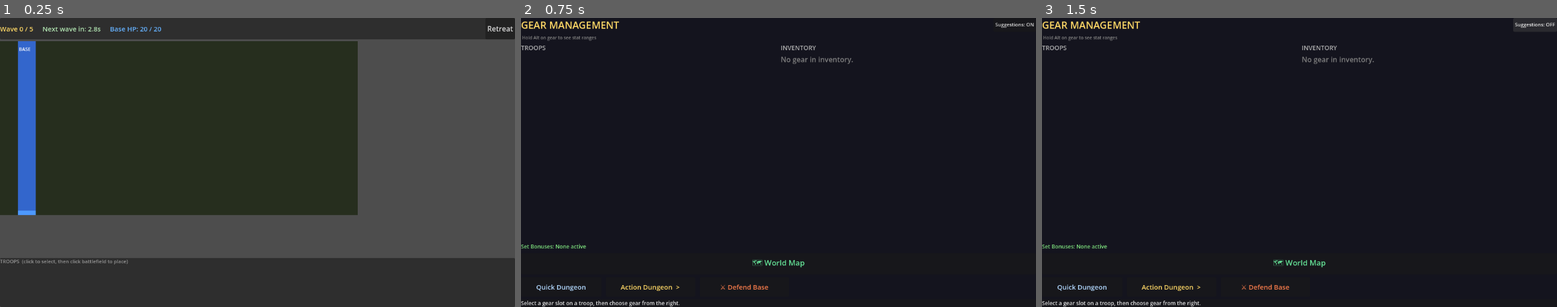
Above: before the commit, frames 1-3 (left to right).
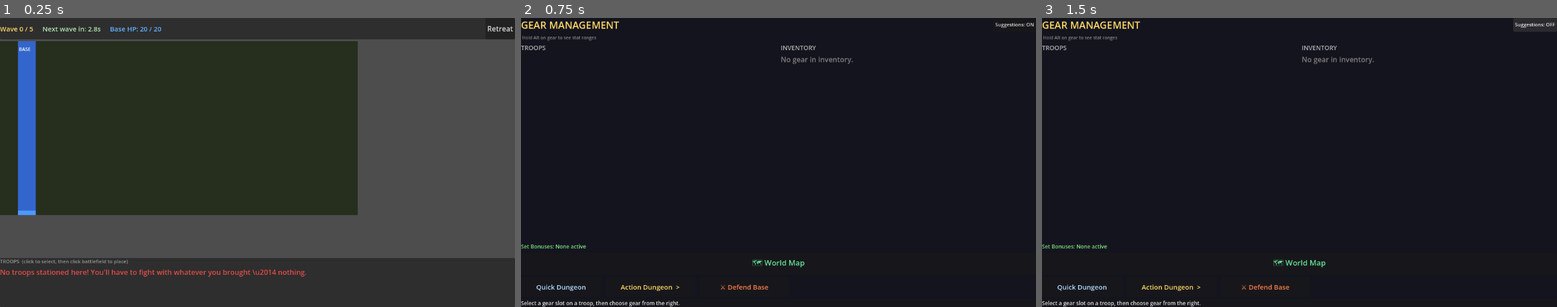
Above: after the commit, the same moments.

Repository: imHuko/fantasy-crawler-autobattler
Game: Godot game, scene res://scenes/defense_scene.tscn
Same seed, same stepped clock (60 frames per second), same inputs: the game is played once before the commit and once after it. This scene is started directly instead of the project's main scene.
Inputs:
- Up to frame 1 (0.25 s): no input
- Up to frame 2 (0.75 s): click "Retreat" at 0.5 s
- Up to frame 3 (1.5 s): click "Suggestions: ON" at 1.25 s

The runs differ from the first frame. In frame 1, 0.5% of the frame differs, in the area x 0-60%, y 87-90%; in frame 2, nothing differs; in frame 3, nothing differs.

Commit message:
added zone specific units

Diff:
--- a/autoloads/player_inventory.gd
+++ b/autoloads/player_inventory.gd
@@ -35,6 +35,21 @@
 
 # Tutorial state
 var tutorial_complete: bool = false
+
+# Snapshot of troop names eligible for the current/next battle.
+# Set by world_map right before launching defense_scene so the battle
+# only offers troops actually stationed at (or staged near) that zone.
+var current_battle_zone_troop_names: Array = []
+
+func set_battle_roster_from_zone_troops(troop_names: Array) -> void:
+	current_battle_zone_troop_names = troop_names.duplicate()
+
+func get_zone_troop_names(zone_id: int) -> Array:
+	# zone_id is unused here since world_map already resolved the
+	# correct troop list before the scene change; this just returns
+	# the snapshot. Kept as a function (not a raw var read) so the
+	# lookup logic can be made zone-aware later without touching callers.
+	return current_battle_zone_troop_names
 
 # -------------------------------------------------------
 # Talent hooks for gear quality system
--- a/scenes/defense_scene.gd
+++ b/scenes/defense_scene.gd
@@ -18,6 +18,7 @@
 const C_TROOP_A  = Color(0.20, 0.80, 0.30)   # Archer - green
 const C_TROOP_M  = Color(0.80, 0.30, 0.90)   # Mage - purple
 const C_TROOP_H  = Color(1.00, 0.80, 0.20)   # Healer - gold
+const C_TROOP_R  = Color(0.85, 0.15, 0.35)   # Rogue - crimson
 const C_ENEMY    = Color(0.85, 0.25, 0.20)
 const C_PROJ_T   = Color(0.60, 0.90, 1.00)
 const C_PROJ_E   = Color(1.00, 0.50, 0.10)
@@ -26,6 +27,7 @@
 const TROOP_COLORS = {
 	"KNIGHT": C_TROOP_K, "ARCHER": C_TROOP_A,
 	"MAGE":   C_TROOP_M, "HEALER": C_TROOP_H,
+	"ROGUE":  C_TROOP_R,
 }
 
 const WAVE_INTERVAL   = 8.0    # seconds between waves
@@ -158,9 +160,10 @@
 	roster_hbox.add_theme_constant_override("separation", 6)
 	roster_vbox.add_child(roster_hbox)
 
-	# Build a slot button for each troop in roster
-	for i in range(PlayerInventory.troop_roster.size()):
-		var troop: TroopData = PlayerInventory.troop_roster[i]
+	# Build a slot button for each troop available to this battle
+	var available_troops = _get_battle_roster()
+	for i in range(available_troops.size()):
+		var troop: TroopData = available_troops[i]
 		var eff = troop.get_effective_stats()
 		var col = TROOP_COLORS.get(troop.get_type_name(), Color.WHITE)
 
@@ -176,6 +179,29 @@
 		btn.pressed.connect(_on_roster_selected.bind(i))
 		roster_hbox.add_child(btn)
 		roster_slots.append({"troop": troop, "btn": btn, "placed": false})
+
+	if available_troops.is_empty():
+		var warn = Label.new()
+		warn.text = "No troops stationed here! You'll have to fight with whatever you brought \\u2014 nothing."
+		warn.add_theme_color_override("font_color", Color(0.9, 0.3, 0.3))
+		roster_hbox.add_child(warn)
+
+# Returns the troops eligible for this battle.
+# If a zone is set, only troops stationed at that zone (by name) can be placed.
+# Falls back to the full roster for battles with no zone context (e.g. quick dungeon test).
+func _get_battle_roster() -> Array:
+	if battle_zone_id < 0:
+		return PlayerInventory.troop_roster.duplicate()
+
+	var zone_troop_names = PlayerInventory.get_zone_troop_names(battle_zone_id)
+	if zone_troop_names.is_empty():
+		return []
+
+	var result = []
+	for troop in PlayerInventory.troop_roster:
+		if troop.troop_name in zone_troop_names:
+			result.append(troop)
+	return result
 
 func _build_field() -> void:
 	field_node = Node2D.new()
@@ -469,6 +495,14 @@
 					if nearest:
 						_damage_enemy(nearest, t["attack"])
 						t["attack_t"] = t["attack_interval"]
+			"ROGUE":
+				# Fast melee striker — short range but hits hard and fast, no taunt
+				t["attack_t"] -= delta
+				if t["attack_t"] <= 0:
+					var nearest = _nearest_enemy(t["pos"], 90)
+					if nearest:
+						_damage_enemy(nearest, int(t["attack"] * 1.3))
+						t["attack_t"] = t["attack_interval"] * 0.6
 			"ARCHER":
 				# Ranged — shoots nearest enemy anywhere on the field
 				t["attack_t"] -= delta
--- a/scenes/world_map.gd
+++ b/scenes/world_map.gd
@@ -39,12 +39,17 @@
 # Zone data structure
 # { id, name, type, pos, owner, troops, connections, buildings,
 #   dist_from_start, enemy_strength, troop_queue }
+const TRAVEL_SPEED = 120.0  # distance units per turn
+
 var zones: Array = []
 var connections: Array = []   # pairs of zone ids
 var selected_zone_id: int = -1
 var popup_panel: Control = null
 var turn: int = 1
-var pending_attacks: Array = []  # {zone_id, turns_until, force_size}
+var pending_attacks: Array = []   # {zone_id, turns_until, force_size}
+var marching_troops: Array = []   # {troop_name, from_zone, to_zone, turns_left}
+var mandatory_battle_queue: Array = []   # attacks that have triggered and must be resolved before continuing
+var end_turn_button_ref: Button = null
 
 # UI
 var zone_nodes: Array = []
@@ -59,6 +64,11 @@
 	_apply_pending_battle_result()
 	_draw_map()
 	_refresh_hud()
+
+	# If there are still mandatory battles queued (multiple simultaneous attacks),
+	# force the next one immediately — no map interaction allowed until resolved
+	if mandatory_battle_queue.size() > 0:
+		call_deferred("_launch_next_mandatory_battle")
 
 func _apply_pending_battle_result() -> void:
 	var result = PlayerInventory.last_battle_result
@@ -100,9 +110,17 @@
 			remaining_attacks.append(pa)
 	pending_attacks = remaining_attacks
 
+	# Pop this battle from the mandatory queue if it was one
+	var remaining_queue = []
+	for mb in mandatory_battle_queue:
+		if mb["zone_id"] != zone_id:
+			remaining_queue.append(mb)
+	mandatory_battle_queue = remaining_queue
+
 	PlayerInventory.last_battle_result = ""
 	PlayerInventory.current_battle_zone = -1
 	PlayerInventory.conquering_zone = false
+	PlayerInventory.current_battle_zone_troop_names = []
 
 # -------------------------------------------------------
 # Map Generation
@@ -111,8 +129,7 @@
 	var rng = RandomNumberGenerator.new()
 	rng.seed = PlayerInventory.map_seed
 
-	var diff = PlayerInventory.difficulty
-	var zone_count = {"Easy": 10, "Normal": 13, "Hard": 15, "Nightmare": 15}.get(diff, 13)
+	var zone_count = PlayerInventory.difficulty_settings.get("zone_count", 13)
 
 	# Place starting zone left-center
 	var start_pos = Vector2(120, MAP_H / 2)
@@ -242,8 +259,10 @@
 	end_turn_btn.text = "End Turn >"
 	end_turn_btn.custom_minimum_size = Vector2(120, 32)
 	end_turn_btn.add_theme_color_override("font_color", Color(1, 0.85, 0.4))
+	end_turn_btn.disabled = mandatory_battle_queue.size() > 0
 	end_turn_btn.pressed.connect(_on_end_turn)
 	hbox.add_child(end_turn_btn)
+	end_turn_button_ref = end_turn_btn
 
 	# Back to management
 	var mgmt_btn = Button.new()
@@ -346,6 +365,16 @@
 			warn.add_theme_color_override("font_color", Color(1, 0.3, 0.3))
 			warn.position = Vector2(-8, -36)
 			container.add_child(warn)
+
+	# Incoming troops marker
+	for m in marching_troops:
+		if m["to_zone"] == zone["id"]:
+			var march_lbl = Label.new()
+			march_lbl.text = "→%d" % m["turns_left"]
+			march_lbl.add_theme_font_size_override("font_size", 10)
+			march_lbl.add_theme_color_override("font_color", Color(0.5, 0.9, 1.0))
+			march_lbl.position = Vector2(16, 16)
+			container.add_child(march_lbl)
 
 	return container
 
@@ -404,6 +433,19 @@
 	troop_lbl.add_theme_color_override("font_color", Color(0.7, 0.85, 1.0))
 	troop_lbl.autowrap_mode = TextServer.AUTOWRAP_WORD
 	vbox.add_child(troop_lbl)
+
+	# Incoming troops
+	var incoming = []
+	for m in marching_troops:
+		if m["to_zone"] == zone["id"]:
+			incoming.append("%s (%d turn%s)" % [m["troop_name"], m["turns_left"], "s" if m["turns_left"] != 1 else ""])
+	if incoming.size() > 0:
+		var incoming_lbl = Label.new()
+		incoming_lbl.text = "Incoming: " + ", ".join(incoming)
+		incoming_lbl.add_theme_font_size_override("font_size", 10)
+		incoming_lbl.add_theme_color_override("font_color", Color(0.5, 0.9, 1.0))
+		incoming_lbl.autowrap_mode = TextServer.AUTOWRAP_WORD
+		vbox.add_child(incoming_lbl)
 
 	# Buildings
 	var build_lbl = Label.new()
@@ -481,6 +523,18 @@
 	PlayerInventory.current_battle_zone = zone_id
 	PlayerInventory.current_attack_force = max(0.5, zones[zone_id]["enemy_strength"] * 0.3)
 	PlayerInventory.conquering_zone = true
+
+	# Conquering uses troops from the nearest adjacent zone you already own,
+	# since the target zone itself has no player troops stationed yet.
+	var staging_zone_id = -1
+	for conn_id in zones[zone_id]["connections"]:
+		if zones[conn_id]["owner"] == "player":
+			staging_zone_id = conn_id
+			break
+	if staging_zone_id == -1:
+		staging_zone_id = 0  # fallback to home city
+
+	PlayerInventory.set_battle_roster_from_zone_troops(zones[staging_zone_id]["troops"])
 	SaveManager.save_game()
 	get_tree().change_scene_to_file("res://scenes/defense_scene.tscn")
 
@@ -541,15 +595,48 @@
 	vbox.add_child(close_btn)
 
 func _on_assign_troop(troop_name: String, zone_id: int) -> void:
-	# Remove from other zones first
+	# Find which zone this troop is currently in (if any)
+	var from_zone_id = -1
 	for z in zones:
-		z["troops"].erase(troop_name)
-	# Add to target zone
-	if troop_name not in zones[zone_id]["troops"]:
+		if troop_name in z["troops"]:
+			from_zone_id = z["id"]
+			break
+
+	# Cancel any existing march for this troop
+	for m in marching_troops.duplicate():
+		if m["troop_name"] == troop_name:
+			marching_troops.erase(m)
+
+	if from_zone_id == zone_id:
+		_close_popup()
+		_notify("%s is already stationed there." % troop_name)
+		return
+
+	# Calculate travel time based on distance
+	var travel_turns = 0
+	if from_zone_id >= 0:
+		var dist = zones[from_zone_id]["pos"].distance_to(zones[zone_id]["pos"])
+		travel_turns = max(1, int(ceil(dist / TRAVEL_SPEED)))
+	else:
+		travel_turns = 1  # unassigned troop, quick mobilization
+
+	if travel_turns <= 1 and from_zone_id >= 0:
+		# Close enough — arrives same turn
+		zones[from_zone_id]["troops"].erase(troop_name)
 		zones[zone_id]["troops"].append(troop_name)
+		_notify("%s stationed at %s" % [troop_name, zones[zone_id]["name"]])
+	else:
+		# Remove from origin immediately (troop is "marching")
+		if from_zone_id >= 0:
+			zones[from_zone_id]["troops"].erase(troop_name)
+		marching_troops.append({
+			"troop_name": troop_name, "from_zone": from_zone_id,
+			"to_zone": zone_id, "turns_left": travel_turns
+		})
+		_notify("%s marching to %s \u2014 arrives in %d turn(s)" % [troop_name, zones[zone_id]["name"], travel_turns])
+
 	_close_popup()
 	_draw_map()
-	_notify("%s stationed at %s" % [troop_name, zones[zone_id]["name"]])
 
 # -------------------------------------------------------
 # Build Panel
@@ -622,12 +709,24 @@
 func _on_end_turn() -> void:
 	_close_popup()
 	turn += 1
+	_process_marching_troops()
 	_process_enemy_expansion()
 	_process_pending_attacks()
 	_maybe_spawn_attack()
 	_refresh_hud()
 	_draw_map()
 
+func _process_marching_troops() -> void:
+	var arrived = []
+	for m in marching_troops:
+		m["turns_left"] -= 1
+		if m["turns_left"] <= 0:
+			zones[m["to_zone"]]["troops"].append(m["troop_name"])
+			_notify("%s arrived at %s" % [m["troop_name"], zones[m["to_zone"]]["name"]])
+			arrived.append(m)
+	for a in arrived:
+		marching_troops.erase(a)
+
 func _process_enemy_expansion() -> void:
 	# The wilds don't expand — neutral zones stay neutral until conquered
 	# Only zones the player loses revert to neutral
@@ -637,13 +736,19 @@
 	var diff_settings = PlayerInventory.difficulty_settings
 	var attack_chance = diff_settings.get("attack_frequency", 0.6) * 0.25
 	var warning = int(diff_settings.get("warning_turns", 3))
-
+	var max_simultaneous = int(diff_settings.get("max_simultaneous_attacks", 1))
+
+	if pending_attacks.size() >= max_simultaneous: return
 	if randf() > attack_chance: return
 
 	# Attacks come from the wilds — any player zone adjacent to a neutral zone
 	var targets = []
 	for zone in zones:
 		if zone["owner"] != "player": continue
+		var already_pending = false
+		for pa in pending_attacks:
+			if pa["zone_id"] == zone["id"]: already_pending = true
+		if already_pending: continue
 		for conn_id in zone["connections"]:
 			if zones[conn_id]["owner"] == "neutral":
 				targets.append(zone["id"])
@@ -652,10 +757,6 @@
 	if targets.is_empty(): return
 
 	var target_id = targets[randi() % targets.size()]
-	# Check not already pending
-	for pa in pending_attacks:
-		if pa["zone_id"] == target_id: return
-
 	var force = diff_settings.get("force_size", 1.0)
 	pending_attacks.append({
 		"zone_id": target_id,
@@ -664,21 +765,34 @@
 	})
 	_notify("⚠ Creatures from the wilds will attack %s in %d turns!" % [zones[target_id]["name"], warning])
 
+	# Nightmare/Hard can roll a second attack same turn
+	if pending_attacks.size() < max_simultaneous and randf() < attack_chance * 0.5:
+		_maybe_spawn_attack()
+
 func _process_pending_attacks() -> void:
 	var remaining = []
+	var triggered = []
 	for attack in pending_attacks:
 		attack["turns_until"] -= 1
 		if attack["turns_until"] <= 0:
-			_trigger_attack(attack)
+			triggered.append(attack)
 		else:
 			remaining.append(attack)
 	pending_attacks = remaining
 
-func _trigger_attack(attack: Dictionary) -> void:
+	if triggered.size() > 0:
+		mandatory_battle_queue.append_array(triggered)
+		_launch_next_mandatory_battle()
+
+func _launch_next_mandatory_battle() -> void:
+	if mandatory_battle_queue.is_empty(): return
+	var attack = mandatory_battle_queue[0]
 	var zone = zones[attack["zone_id"]]
-	_notify("⚔ %s is under attack from the wilds!" % zone["name"])
+	_notify("⚔ %s is under attack from the wilds! You must defend it now." % zone["name"])
 	PlayerInventory.current_battle_zone = attack["zone_id"]
 	PlayerInventory.current_attack_force = attack["force_size"]
+	PlayerInventory.conquering_zone = false
+	PlayerInventory.set_battle_roster_from_zone_troops(zone["troops"])
 	SaveManager.save_game()
 	get_tree().change_scene_to_file("res://scenes/defense_scene.tscn")
 
